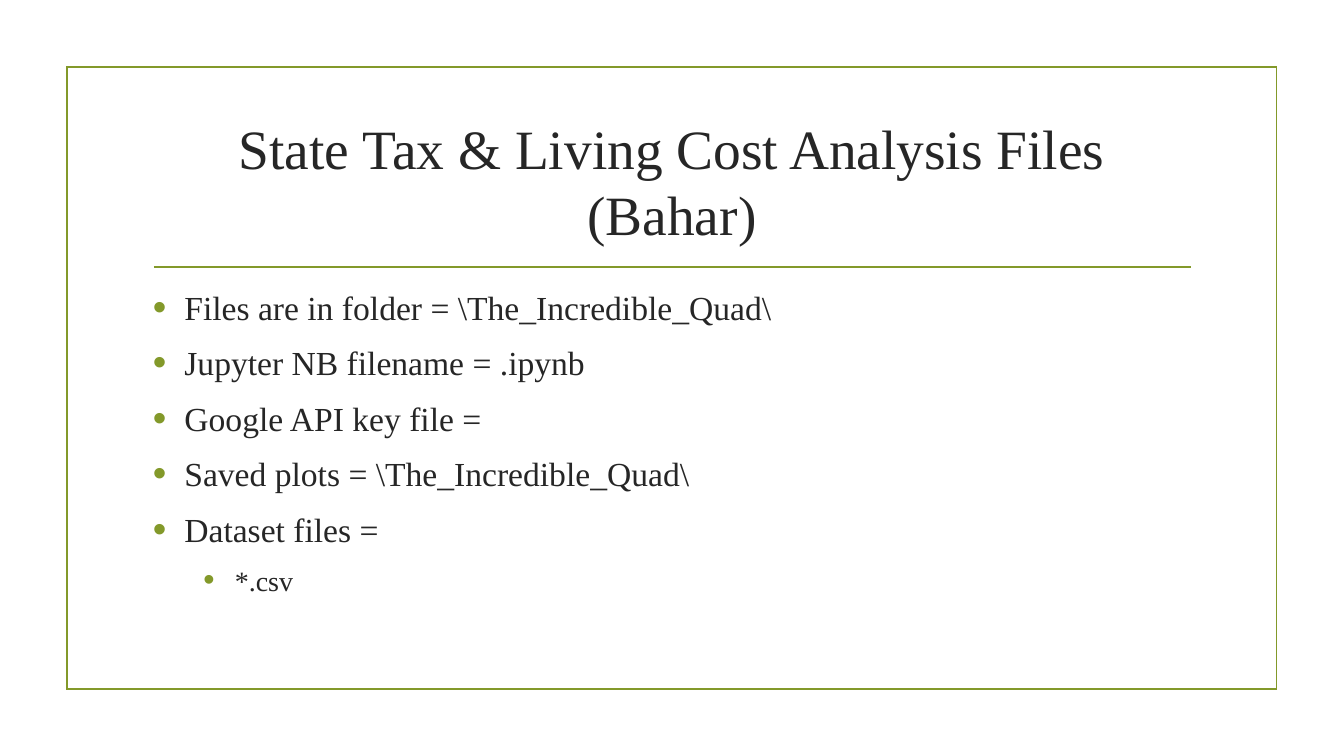
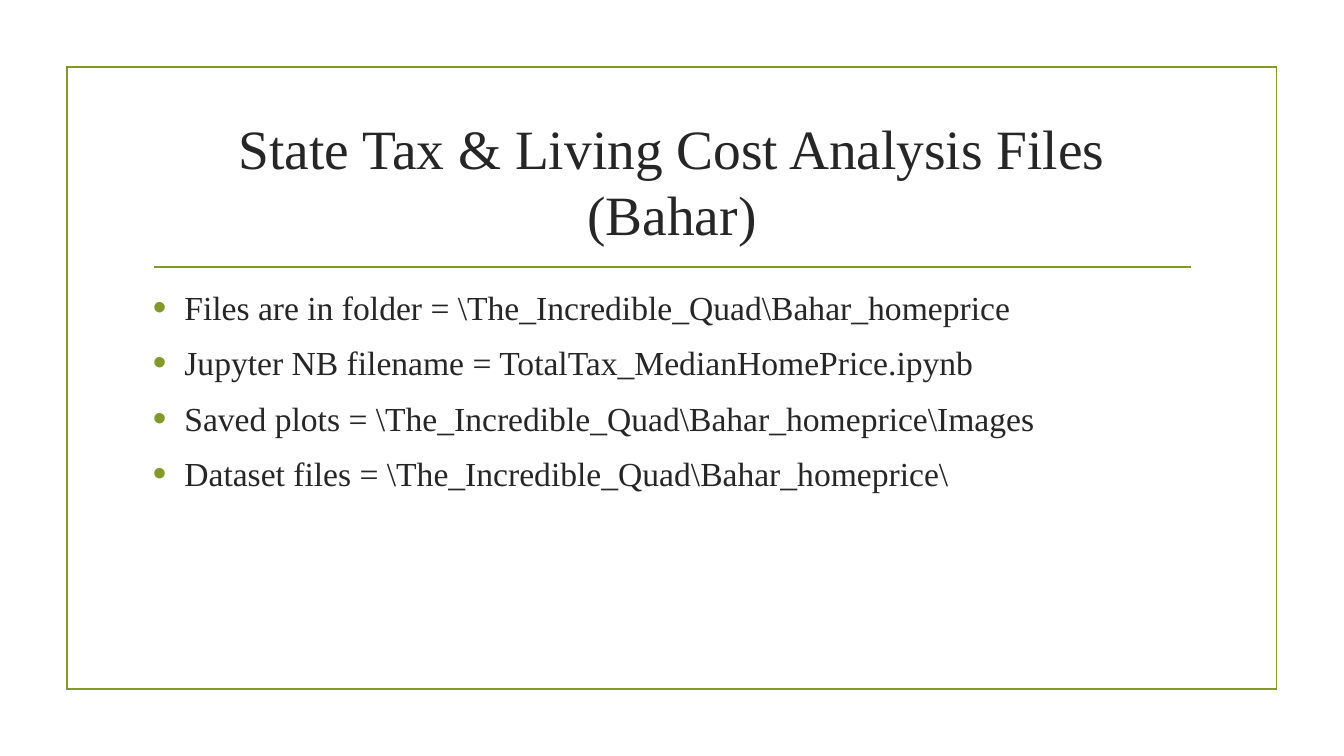
Before and after one commit to prakashbalasubramaniam/The_Incredible_Quad, a slide deck: slide 30 of BestStateChoice2018_Presentation.pptx. Drawn at 1344x756 pixels with LibreOffice and Linux fonts; fonts in the diff are those of the drawing; background and template pictures are left out. Boxes give left, top, right and bottom in pixels: in the first picture for what was removed or moved away, otherwise in the second. Text is boxed around its words. In the diff, an @@ line names an element or a change of style, - is before the commit and + after.

Commit message:
Update BestStateChoice2018.pptx with Kaggle and Bahar's analysis info

```diff
--- a/BestStateChoice2018_Presentation.pptx
+++ b/BestStateChoice2018_Presentation.pptx
@@ text at (184, 296, 1034, 493): text changed @@
-• Files are in folder = \The_Incredible_Quad\
-• Jupyter NB filename = .ipynb
-• Google API key file =
-• Saved plots = \The_Incredible_Quad\
-• Dataset files =
-  • *.csv
+• Files are in folder = \The_Incredible_Quad\Bahar_homeprice
+• Jupyter NB filename = TotalTax_MedianHomePrice.ipynb
+• Saved plots = \The_Incredible_Quad\Bahar_homeprice\Images
+• Dataset files = \The_Incredible_Quad\Bahar_homeprice\
```
Also in this commit, not shown: 5 other slides changed.
